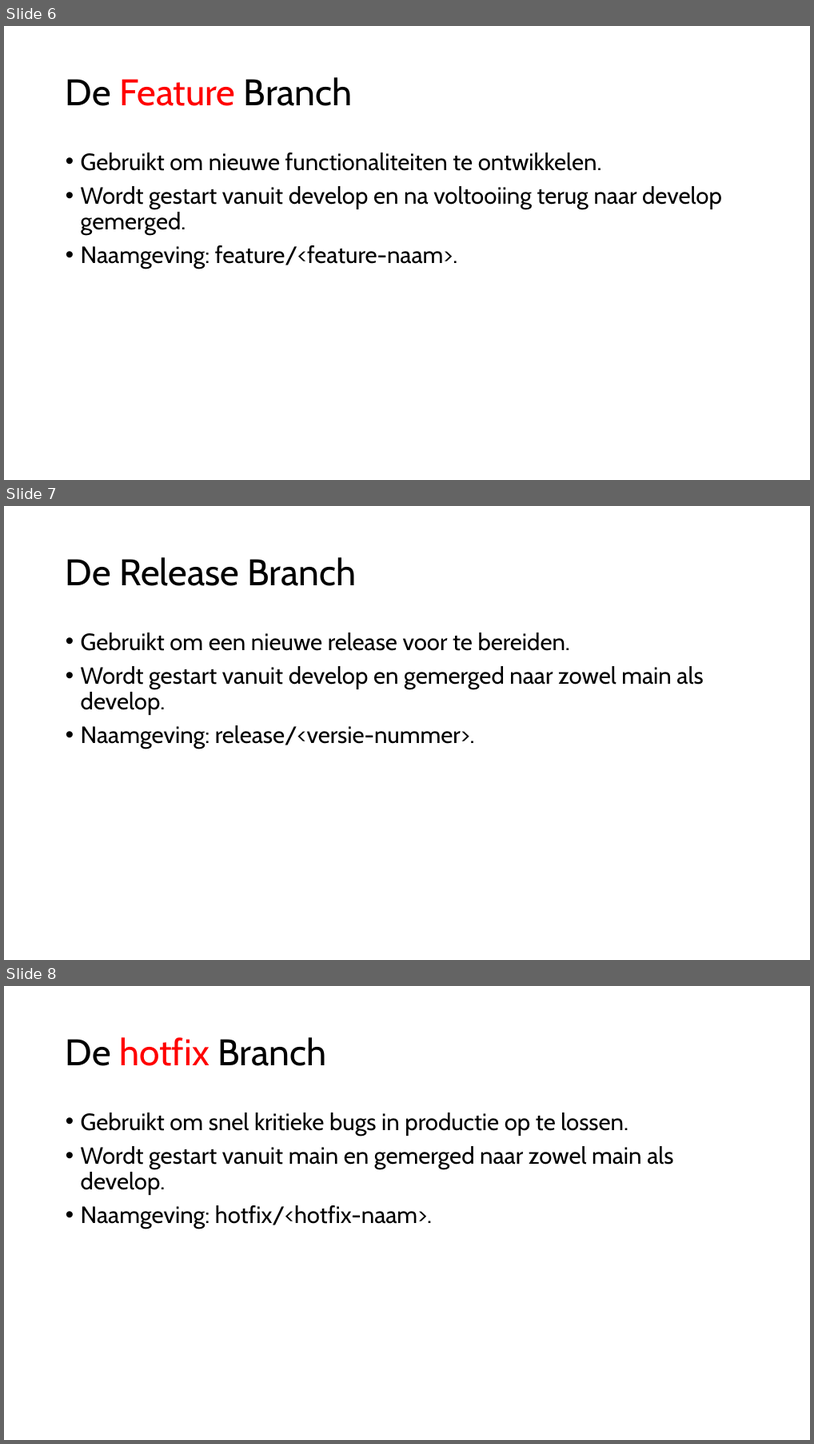
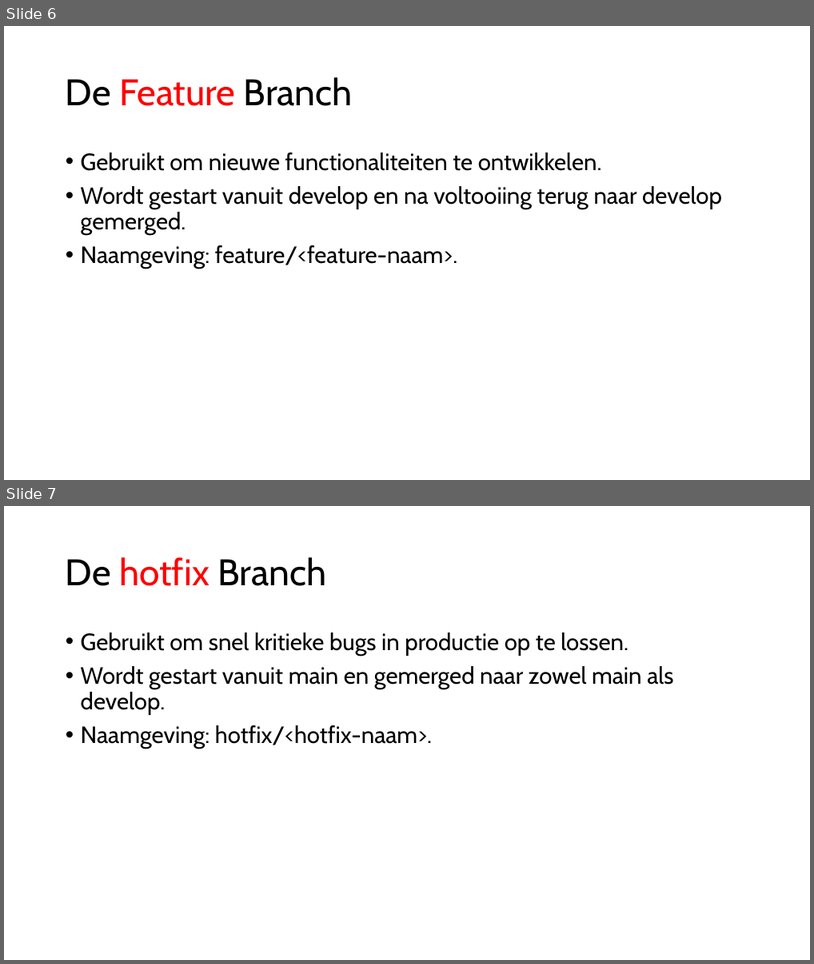
Before and after one commit to djsjollema/lessen-gamedevelopment, a slide deck: M2/Skill/6-Giflow/6 Gitflow.pptx. Shown one above the other, each under a label of ours: slides 6, 7 and 8 before the commit, slides 6 and 7 after it. The pictures are 814x1444 and 814x964 pixels, drawn with LibreOffice and Linux fonts; fonts in the diff are those of the drawing. Boxes give left, top, right and bottom in pixels: in the first picture for what was removed or moved away, otherwise in the second. Text is boxed around its words. In the diff, an @@ line names an element or a change of style, - is before the commit and + after.

```diff
--- a/M2/Skill/6-Giflow/6 Gitflow.pptx
+++ b/M2/Skill/6-Giflow/6 Gitflow.pptx
@@ slide 7 removed at box(4, 506, 810, 960), background #FFFFFF @@
@@ title removed at box(66, 557, 357, 586) @@
-De Release Branch
@@ text removed at box(81, 632, 703, 748) @@
-• Gebruikt om een nieuwe release voor te bereiden.
-• Wordt gestart vanuit develop en gemerged naar zowel main als develop.
-• Naamgeving: release/<versie-nummer>.
@@ what was slide 8 is now slide 7 @@
```
Also in this commit, not shown: 1 slide added.
